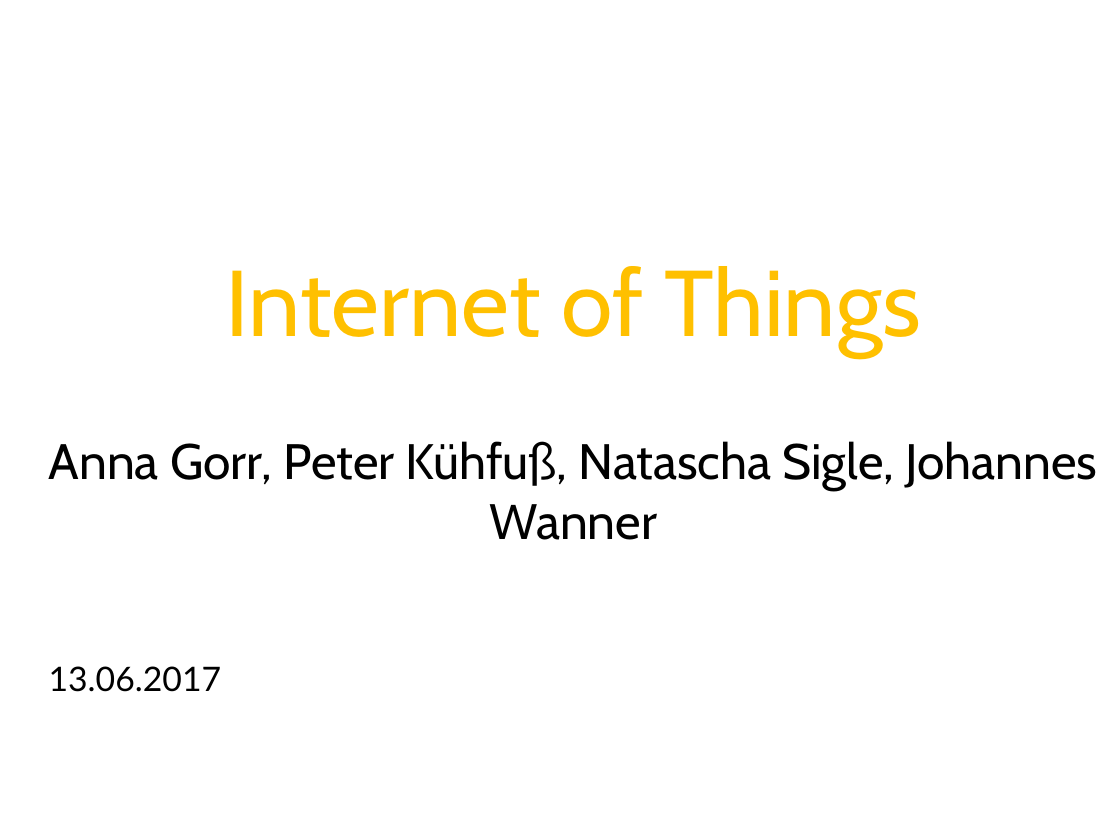
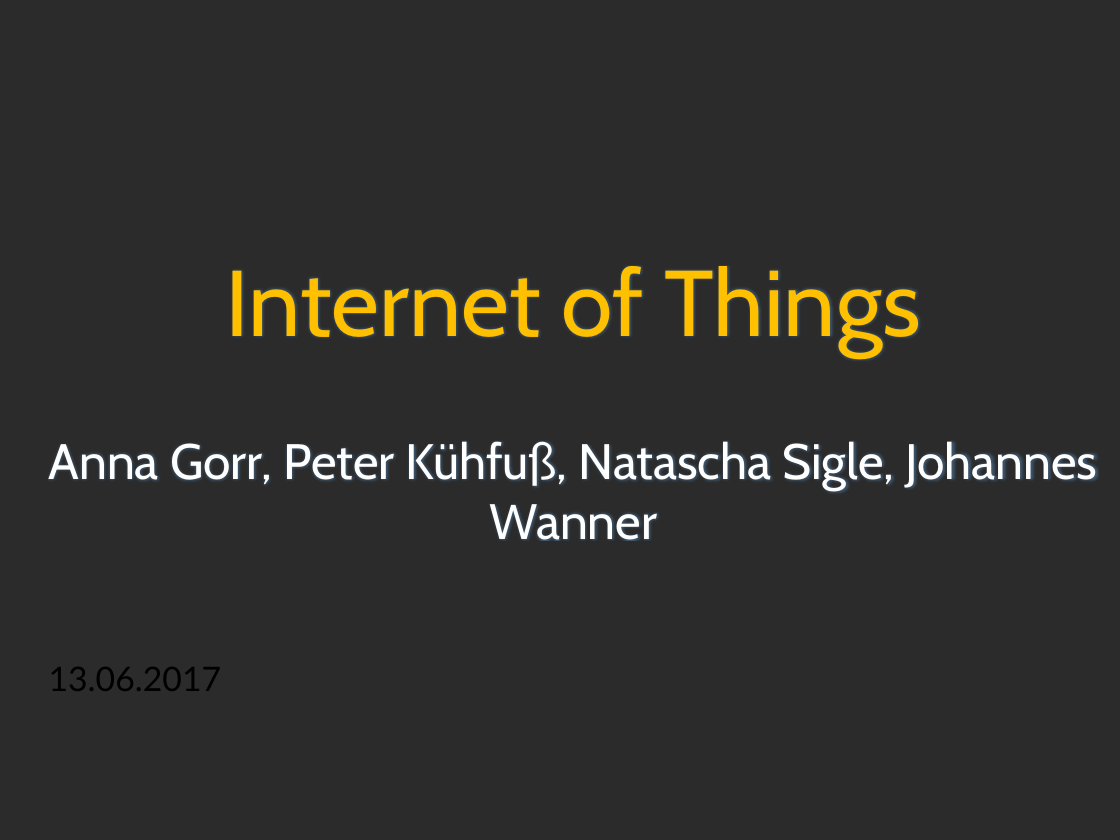
Before and after one commit to AnnaG18/IoT-Hackathon_reactiveEnvironment, a slide deck: slide 1 of HHZ_farbenFROH.pptx. Drawn at 1120x840 pixels with LibreOffice and Linux fonts; fonts in the diff are those of the drawing; background and template pictures are left out; a plain dark background stands for a picture behind light text. Boxes give left, top, right and bottom in pixels: in the first picture for what was removed or moved away, otherwise in the second. Text is boxed around its words. In the diff, an @@ line names an element or a change of style, - is before the commit and + after.

```diff
--- a/HHZ_farbenFROH.pptx
+++ b/HHZ_farbenFROH.pptx
@@ background #FFFFFF to picture (left out) @@
@@ title "Internet of Things Anna Gorr, ..." at bbox=[49, 266, 1097, 541]: text colour #000000 to #FFFFFF in "Anna Gorr, Peter Kühfuß, Natascha Sigle, Johannes ..." @@
```
Also in this commit, not shown: 2 other slides changed, 1 slide removed.
